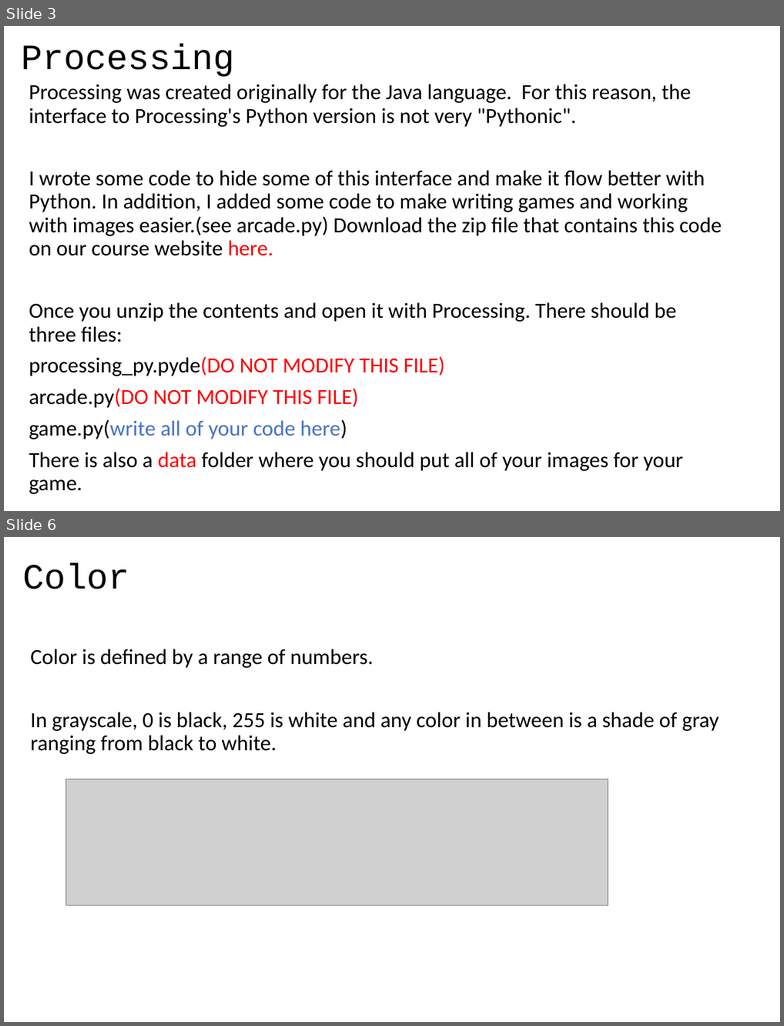
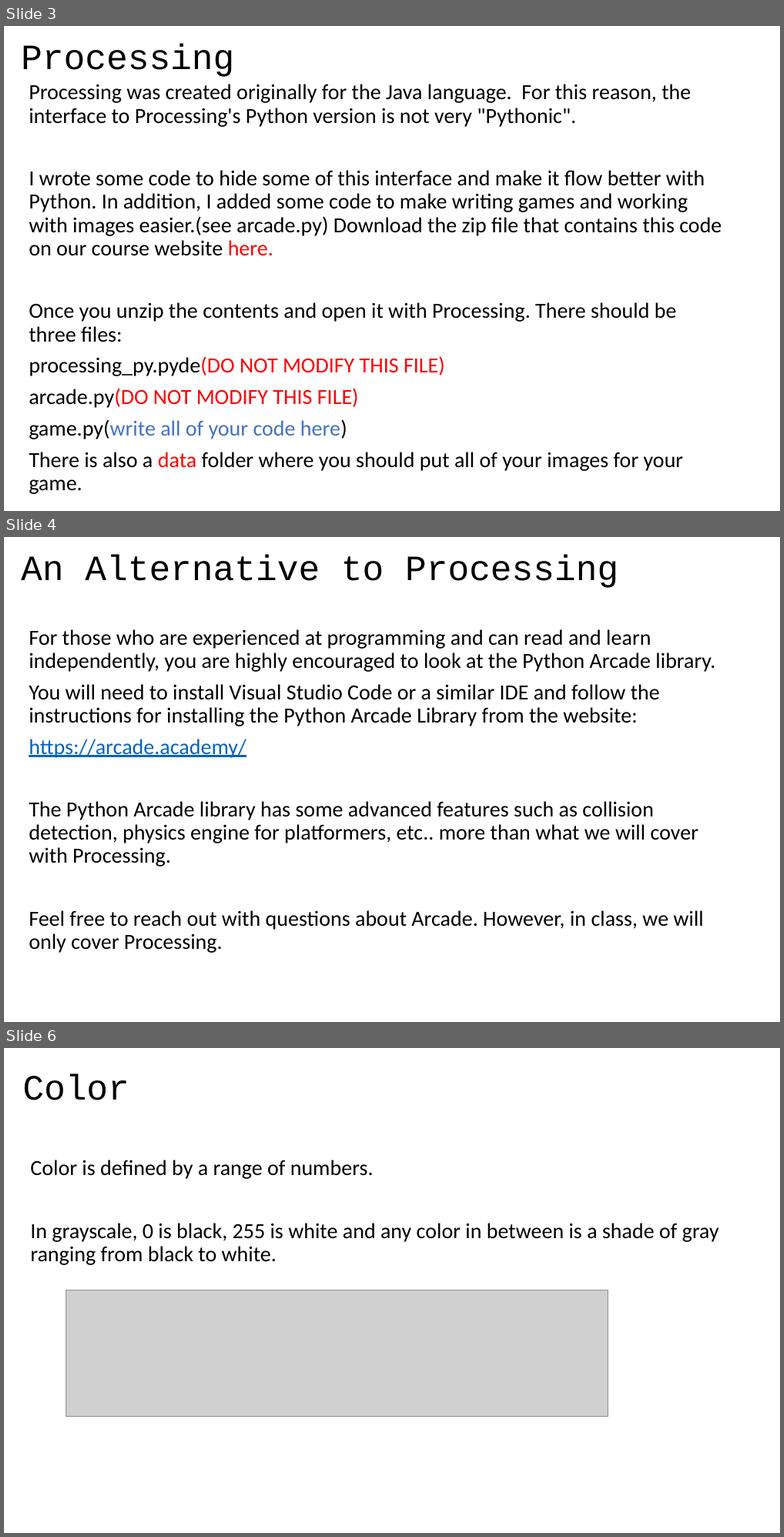
Before and after one commit to LongBaoNguyen/longbaonguyen.github.io, a slide deck: courses/apcsp/processing_arcade/processing1.pptx. Shown one above the other, each under a label of ours: slides 3 and 6 before the commit, slides 3, 4 and 6 after it; the slides between them are not shown. The pictures are 784x1026 and 784x1537 pixels, drawn with LibreOffice and Linux fonts; fonts in the diff are those of the drawing; grey boxes stand for pictures. Boxes give left, top, right and bottom in pixels: in the first picture for what was removed or moved away, otherwise in the second. Text is boxed around its words. In the diff, an @@ line names an element or a change of style, - is before the commit and + after.

Commit message:
processing

```diff
--- a/courses/apcsp/processing_arcade/processing1.pptx
+++ b/courses/apcsp/processing_arcade/processing1.pptx
@@ slide 4 added at (4,537,780,1022), background #FFFFFF @@
@@ title added at (21,555,618,588), 33 pt, text #000000 @@
+An Alternative to Processing
@@ text added at (29,629,715,953), 20 pt, text #000000 @@
+For those who are experienced at programming and can read and learn independently, you are highly encouraged to look at the Python Arcade library.
+You will need to install Visual Studio Code or a similar IDE and follow the instructions for installing the Python Arcade Library from the website:
+https://arcade.academy/
+The Python Arcade library has some advanced features such as collision detection, physics engine for platformers, etc.. more than what we will cover with Processing.
+Feel free to reach out with questions about Arcade. However, in class, we will only cover Processing.
```
Also in this commit, not shown: 5 slides changed, 12 other slides added, 20 other files.
